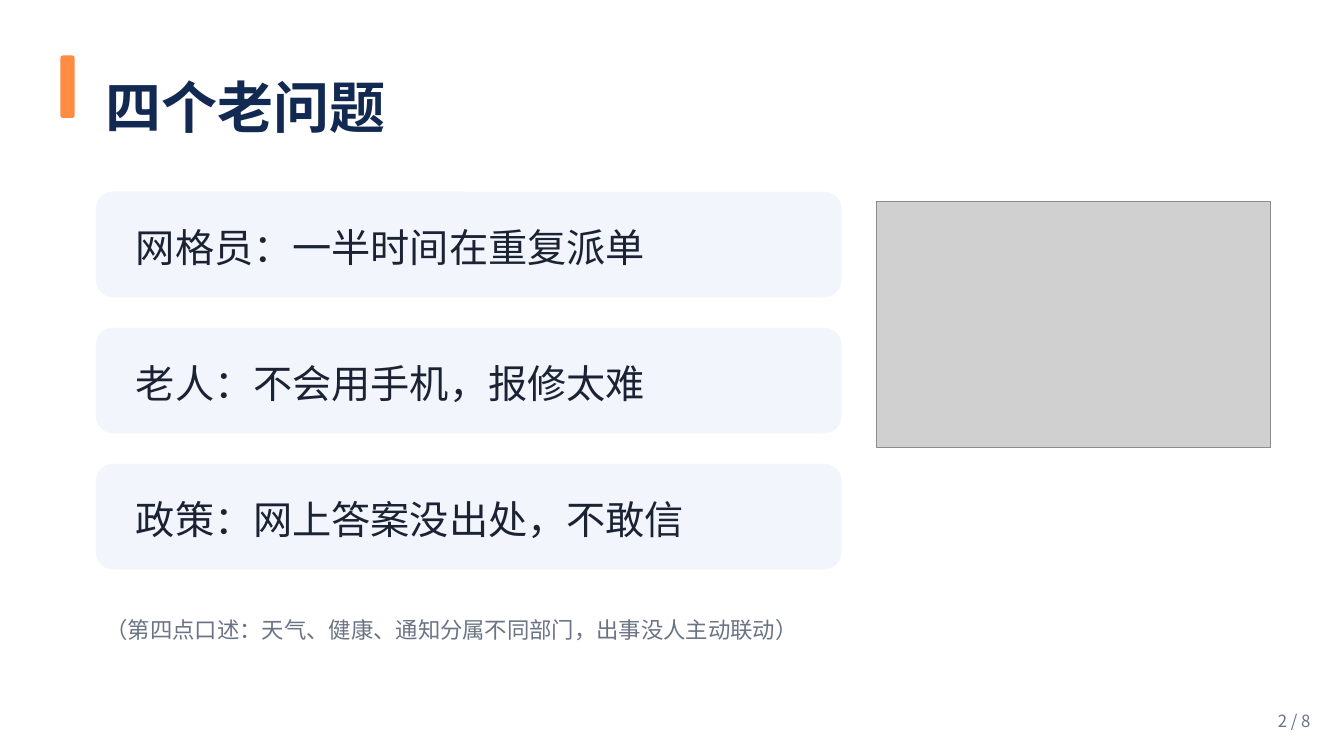
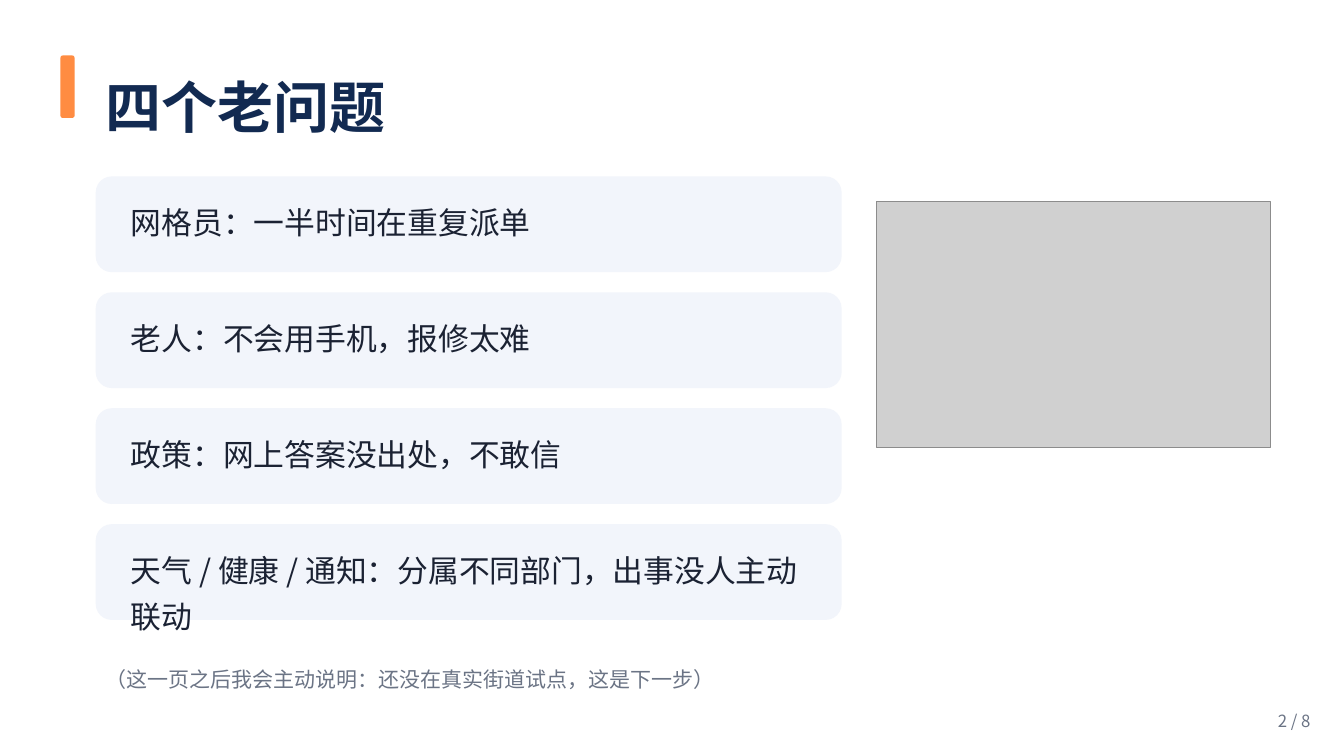
Before and after one commit to woshuofengsu/campus-insight-agent, a slide deck: slide 2 of docs/competition/9月22日路演-社区先知.pptx. Drawn at 1344x756 pixels with LibreOffice and Linux fonts; fonts in the diff are those of the drawing; grey boxes stand for pictures. Boxes give left, top, right and bottom in pixels: in the first picture for what was removed or moved away, otherwise in the second. Text is boxed around its words. In the diff, an @@ line names an element or a change of style, - is before the commit and + after.

Commit message:
PPT 改为"无现场演示"版：第 6 页改成五步截图走查 + 第 2 页四点全上屏
背景：用户明确"不需要现场演示，都放进 PPT 里"。原第 6 页写的是"现在看它真的能跑 /
我跑一遍"，隐含后面有实操（还有 [切系统] 动作），在无演示场景下是错的。

一、第 6 页重做：五步截图走查
- 标题：五步走完一套流程（真实截图）
- 五张真实界面截图并排：① 报修表单 ② 政策问答（依据+属地）③ 多智能体执行链
  ④ 老人端长按求助确认框 ⑤ 网格员工作台，每张配步骤名与一句说明
- 新增截图素材：10-提交报修表单.png、09-报修列表与状态.png（脚本抓取）
- 技术细节：竖屏手机截图按宽度缩放会变很高（390×844 → 高 4.98 英寸）会压住说明，
  改为"固定外框 letterbox"摆放（先量宽高比再等比装进 2.3×2.35 英寸框）

二、第 2 页：四个痛点全部上屏
- 原来第 4 点写在脚注里提示"口述"，无现场演示时讲不清楚 → 四点都做成卡片
- 脚注改为提醒"这一页之后主动说明还没试点"

三、讲者备注同步（第 6 页备注明确写"本场不需要实操"）

四、顺手修掉一个"生成期"隐患
- build_ppt.py 新增 _save_safely：先写 .tmp 再 os.replace；目标 PPT 正被 PowerPoint 打开时
  自动改存为"（新版）.pptx"并给出处理提示
- 原因：本轮实测遇到 PermissionError，而且**校验脚本随后校验的是旧文件、会给出"通过"的假结论**
- 另：本轮的 3 处重叠（第 6 页手机截图压住说明文字）也是被 verify_ppt 抓出来的，修完 0 问题

产物：docs/competition/9月22日路演-社区先知.pptx（12 页，内嵌截图 16 张，9 页带备注）
      docs/competition/pdf/9月22日路演-PPT预览.pdf（12 页）
验证：ruff 0 · verify_ppt 问题条目 0 · 真 PowerPoint 导出预览成功

```diff
--- a/docs/competition/9月22日路演-社区先知.pptx
+++ b/docs/competition/9月22日路演-社区先知.pptx
@@ rounded rectangle: place and size @@
-rounded rectangle at bbox=[96, 192, 842, 297]
+rounded rectangle at bbox=[96, 176, 842, 272]
@@ text "网格员：一半时间在重复派单": place and size @@
-text "网格员：一半时间在重复派单" at bbox=[136, 229, 645, 265]
+text "网格员：一半时间在重复派单" at bbox=[131, 208, 531, 237]
@@ rounded rectangle: place and size @@
-rounded rectangle at bbox=[96, 328, 842, 434]
+rounded rectangle at bbox=[96, 292, 842, 388]
@@ text "老人：不会用手机，报修太难": place and size @@
-text "老人：不会用手机，报修太难" at bbox=[136, 365, 645, 402]
+text "老人：不会用手机，报修太难" at bbox=[131, 324, 531, 353]
@@ rounded rectangle added at bbox=[96, 408, 842, 504], fill #F2F5FB @@
@@ size 28 to 22 pt in 3 elements at bbox=[131, 208, 531, 237], bbox=[131, 324, 531, 353], bbox=[131, 440, 562, 469] @@
@@ text "政策：网上答案没出处，不敢信": place and size @@
-text "政策：网上答案没出处，不敢信" at bbox=[136, 501, 684, 538]
+text "政策：网上答案没出处，不敢信" at bbox=[131, 440, 562, 469]
@@ rounded rectangle: place and size @@
-rounded rectangle at bbox=[96, 464, 842, 570]
+rounded rectangle at bbox=[96, 524, 842, 620]
@@ text at bbox=[131, 556, 797, 631]: text changed; size 16 to 22 pt; text colour #6B7485 to #1B2233 @@
-（第四点口述：天气、健康、通知分属不同部门，出事没人主动联动）
+天气 / 健康 / 通知：分属不同部门，出事没人主动联动
@@ text added at bbox=[106, 669, 715, 689], 15 pt, text #6B7485 @@
+（这一页之后我会主动说明：还没在真实街道试点，这是下一步）
```
Also in this commit, not shown: 2 other slides changed, 4 other files.
